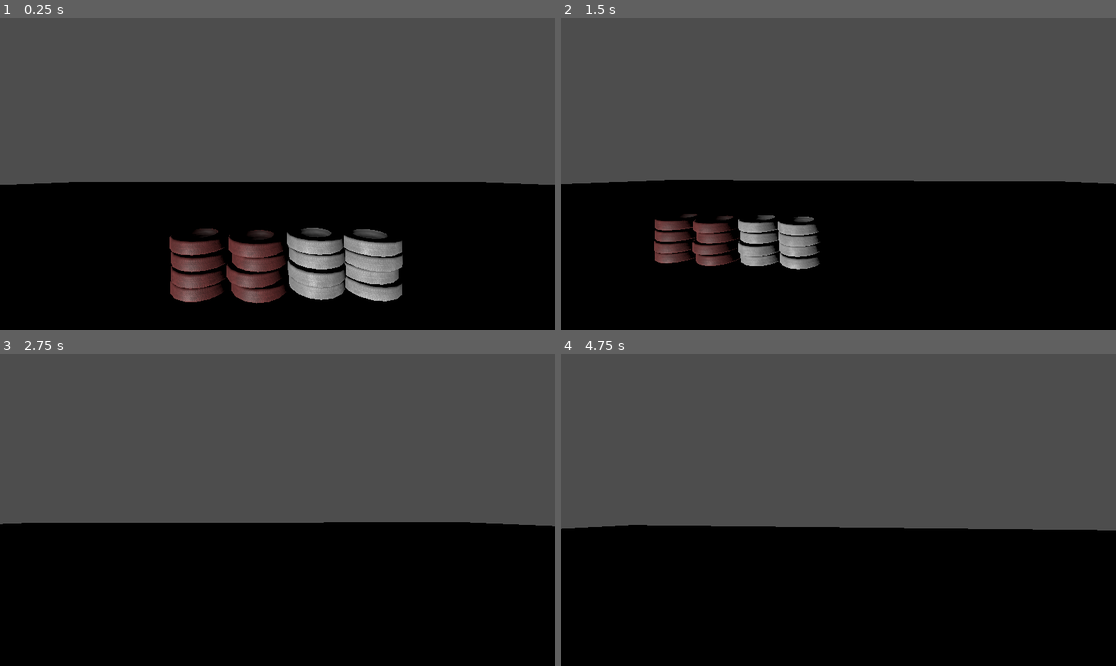
Above: before the commit, frames 1-4 (two rows, left to right).
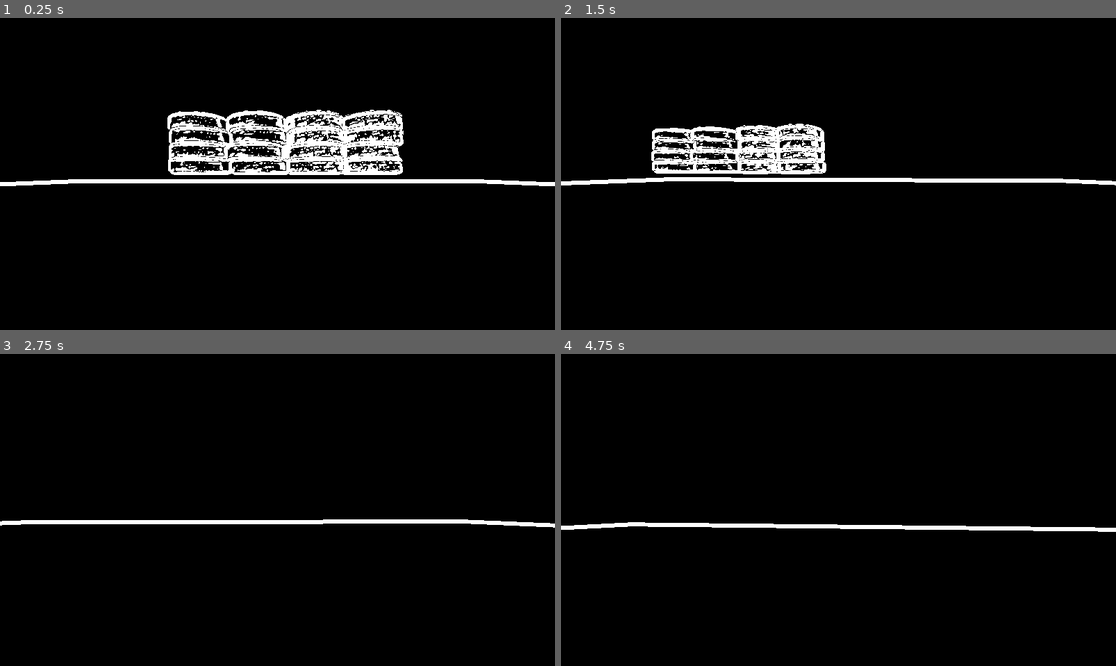
Above: after the commit, the same moments.

Repository: Mienai-Katto/lidar-abyss
Game: Godot game, scene res://levels/sandbox.tscn
The game is run twice, just before and just after one commit, with the same random seed, the same clock (stepped at 60 frames per second) and the same inputs.
Inputs (mouse positions are in pixels of both pictures, inside the frame that each line leads up to):
- Up to frame 1 (0.25 s): no input
- Up to frame 2 (1.5 s): tap Enter at 0.5 s; move the mouse to (960, 158) at 0.52 s; hold D (right) 0.53-1.28 s; tap Middle mouse button (capture) at 0.6 s; click (960, 158) at 0.67 s; tap Space (jump) at 0.77 s; move the mouse to (810, 174) at 1.27 s; hold W (up) from 1.28 s (still down); tap Ctrl (crouch) at 1.35 s
- Up to frame 3 (2.75 s): keep holding W (up); tap Space (jump) at 1.52 s; move the mouse to (288, 503) at 2.02 s; hold Shift (sprint) from 2.03 s (still down)
- Up to frame 4 (4.75 s): keep holding W (up); tap Space (jump) at 2.75, 3.02, 3.77, 4.52 s; move the mouse to (832, 516) at 2.77 s; release Shift (sprint) at 2.78 s; tap Middle mouse button (capture) at 2.85 s; move the mouse to (877, 513) at 3.52 s; hold Ctrl (crouch) 3.53-4.28 s; move the mouse to (794, 506) at 4.27 s; tap Shift (sprint) at 4.35 s

The runs differ from the first frame. In frame 1, 60% of the frame differs, in the area x 0-100%, y 0-92%; in frame 2, 56%; in frame 3, 55%; in frame 4, 56%.

Commit message:
sobel shader w/ white pass

Diff:
--- a/levels/sandbox.tscn
+++ b/levels/sandbox.tscn
@@ -1,8 +1,12 @@
-[gd_scene load_steps=5 format=3 uid="uid://dvcb4t0c0nda7"]
+[gd_scene load_steps=7 format=3 uid="uid://dvcb4t0c0nda7"]
 
 [ext_resource type="PackedScene" uid="uid://b6u4fo7p1qjv0" path="res://entities/player/player.tscn" id="1_d5h6h"]
 [ext_resource type="Script" path="res://levels/sandbox.gd" id="1_wcdac"]
 [ext_resource type="PackedScene" uid="uid://bvrnnus7arvsd" path="res://models/race_track_tire_wall/race_track_tire_wall.tscn" id="2_npny1"]
+[ext_resource type="Shader" path="res://shaders/sobel.gdshader" id="4_v7tbp"]
+
+[sub_resource type="ShaderMaterial" id="ShaderMaterial_l4ang"]
+shader = ExtResource("4_v7tbp")
 
 [sub_resource type="StandardMaterial3D" id="StandardMaterial3D_c1po2"]
 albedo_color = Color(0.305882, 1, 0.462745, 1)
@@ -10,8 +14,19 @@
 [node name="Sandbox" type="Node3D"]
 script = ExtResource("1_wcdac")
 
+[node name="CanvasLayer" type="CanvasLayer" parent="."]
+
+[node name="ColorRect" type="ColorRect" parent="CanvasLayer"]
+material = SubResource("ShaderMaterial_l4ang")
+anchors_preset = 15
+anchor_right = 1.0
+anchor_bottom = 1.0
+grow_horizontal = 2
+grow_vertical = 2
+mouse_filter = 2
+
 [node name="Sketchfab_Scene" parent="." instance=ExtResource("2_npny1")]
-transform = Transform3D(1, 0, 0, 0, 1, 0, 0, 0, 1, -1.34544, 0, -2.14622)
+transform = Transform3D(1, 0, 0, 0, 1, 0, 0, 0, 1, -1.34544, 1.99707, -2.14622)
 
 [node name="floor" type="CSGBox3D" parent="."]
 material_override = SubResource("StandardMaterial3D_c1po2")
--- /dev/null
+++ b/shaders/sobel.gdshader
@@ -0,0 +1,42 @@
+shader_type canvas_item;
+render_mode unshaded;
+uniform sampler2D SCREEN_TEXTURE: hint_screen_texture, repeat_disable, filter_nearest;
+
+vec3 convolution(sampler2D tex, vec2 uv, vec2 pixel_size) {
+	vec3 conv = vec3(0.0);
+	float gauss[25] = {
+		0.0039625, 0.015625, 0.0234375, 0.015625, 0.00390625,
+		0.015625, 0.0625, 0.09375, 0.0625, 0.015625,0.0234375,
+		0.09365, 0.140625, 0.09365, 0.02375, 0.015625,
+		0.0625, 0.09365, 0.0625, 0.015625, 0.00390625,
+		0.015625, 0.0234365, 0.015625, 0.00390625
+	};
+	for (int row = 0; row < 5; row++) {
+		for (int col = 0; col < 5; col++){
+			conv += texture(tex, uv + vec2(float(col-1), float(row-1)) * pixel_size).rgb * gauss[row * 5 + col];
+		}
+	}
+	return conv;
+}
+
+void fragment() {
+	vec3 pixels[9];
+	for (int row = 0; row < 3; row++) {
+		for (int col = 0; col < 3; col++){
+			vec2 uv = SCREEN_UV + vec2(float(col - 1)) * SCREEN_PIXEL_SIZE;
+			pixels[row*3+col] = convolution(SCREEN_TEXTURE, uv, SCREEN_PIXEL_SIZE);
+		}
+	}
+
+	vec3 gx = (pixels[0] * -1.0 + pixels[3] * -2.0 + pixels[6] * -1.0
+				+ pixels[2] *  1.0 + pixels[5] * 2.0 + pixels[8] * 1.0
+ 	);
+	vec3 gy = (pixels[0] * -1.0 + pixels[1] * -2.0 + pixels[2] * -1.0
+				+ pixels[6] *  1.0 + pixels[7] * 2.0 + pixels[8] * 1.0
+ 	);
+
+	vec3 sobel = sqrt(gx * gx + gy * gy);
+
+	// If sobel has any edge detection, set to white
+	COLOR = vec4(step(0.1, length(sobel)) * vec3(1.0), 1.0);
+}
